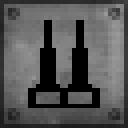
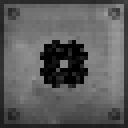
Layers edited between the first and the second w=128, h=128 image:
added layer "Layer 5" above "Layer 4" over [40, 40, 88, 88]
hid "Layer 4" over [28, 20, 100, 108]
